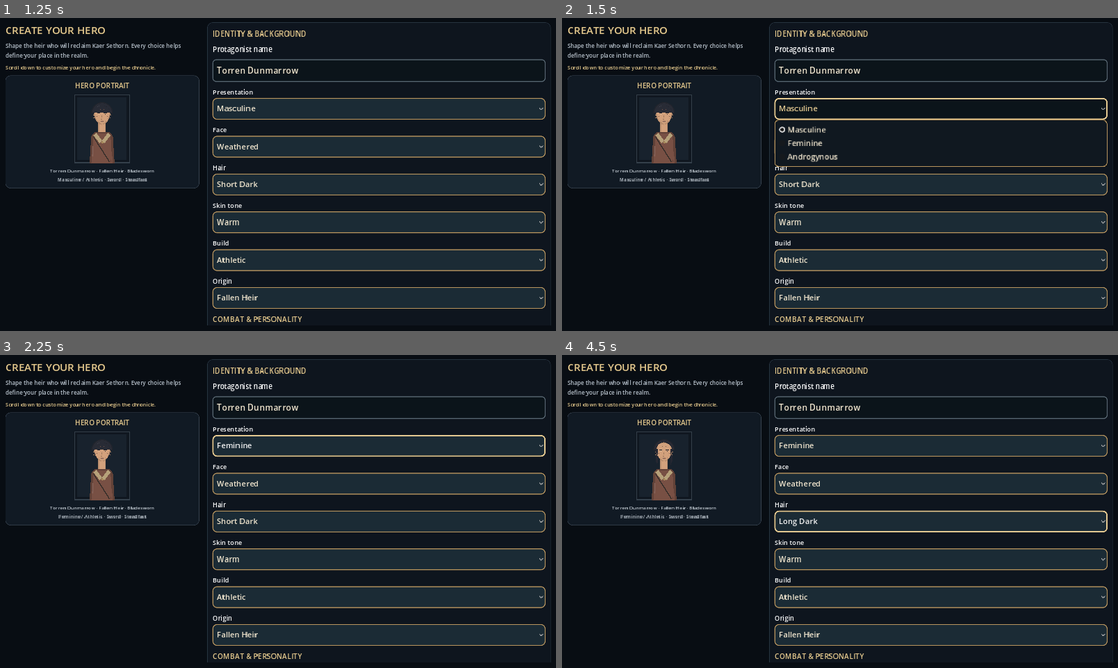
Above: before the commit, frames 1-4 (two rows, left to right).
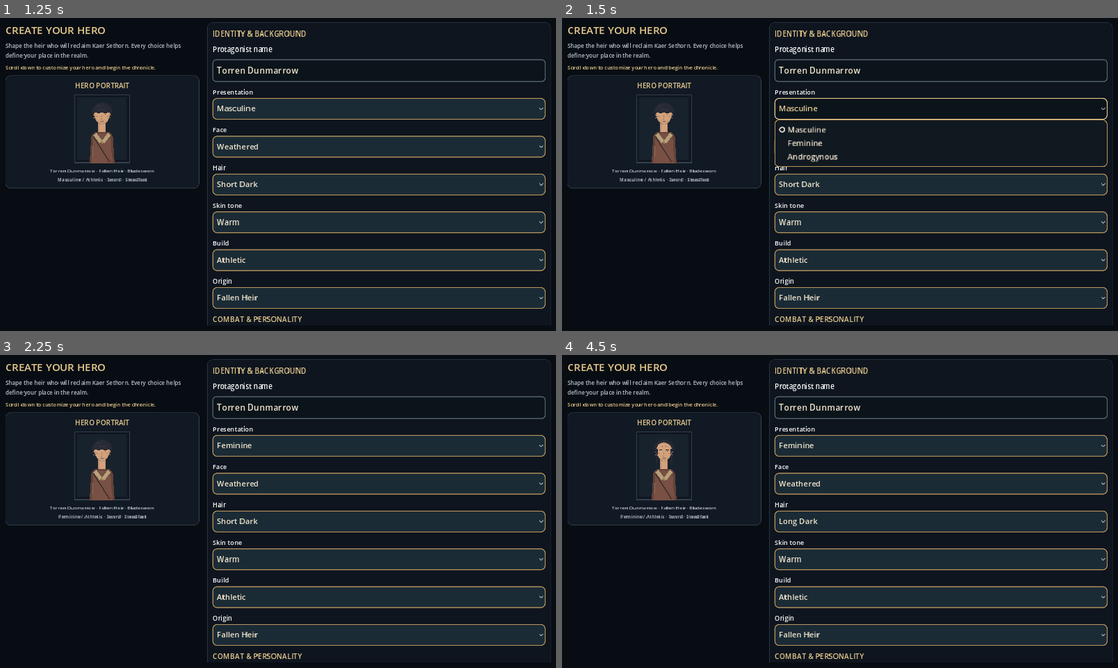
Above: after the commit, the same moments.

Repository: ninjun42215-gif/KindleWake
Game: Godot game, scene res://TitleScreen.tscn
Two runs of this game, one before a commit and one after it. Both use one fixed random seed, a clock stepped at 60 frames per second and the inputs below.
Inputs:
- Up to frame 1 (1.25 s): click "NEW GAME" at 0.5 s
- Up to frame 2 (1.5 s): click "Masculine" at 1.25 s
- Up to frame 3 (2.25 s): click "Weathered" at 2 s
- Up to frame 4 (4.5 s): click "Feminine" at 2.75 s; click "Short Dark" at 3.5 s; click "Warm" at 4.25 s

Frame 1 is identical in both runs. In frame 2, 0.3% of the frame differs, in the area x 38-99%, y 25-33%; in frame 3, 0.6%; in frame 4, 0.6%, in the area x 38-99%, y 49-57%.

Commit message:
Make creator controls activate on first touch

Diff:
--- a/Kindlewake/scripts/ui/character_creator.gd
+++ b/Kindlewake/scripts/ui/character_creator.gd
@@ -234,6 +234,10 @@
     var option := OptionButton.new()
     option.custom_minimum_size = Vector2(0, 50)
     option.size_flags_horizontal = Control.SIZE_EXPAND_FILL
+    # Emit the OptionButton activation on touch-down, avoiding a separate
+    # release/focus tap on mobile devices.
+    option.action_mode = BaseButton.ACTION_MODE_BUTTON_PRESS
+    option.focus_mode = Control.FOCUS_NONE
     option.add_theme_font_size_override("font_size", 18)
     row.add_child(option)
     choices[field] = option
@@ -413,6 +417,10 @@
     var button := Button.new()
     button.text = caption
     button.custom_minimum_size = Vector2(min_width, 58)
+    # Make one touch activate immediately rather than waiting for a second
+    # focus/release interaction.
+    button.action_mode = BaseButton.ACTION_MODE_BUTTON_PRESS
+    button.focus_mode = Control.FOCUS_NONE
     button.add_theme_font_size_override("font_size", 18)
     return button
 
